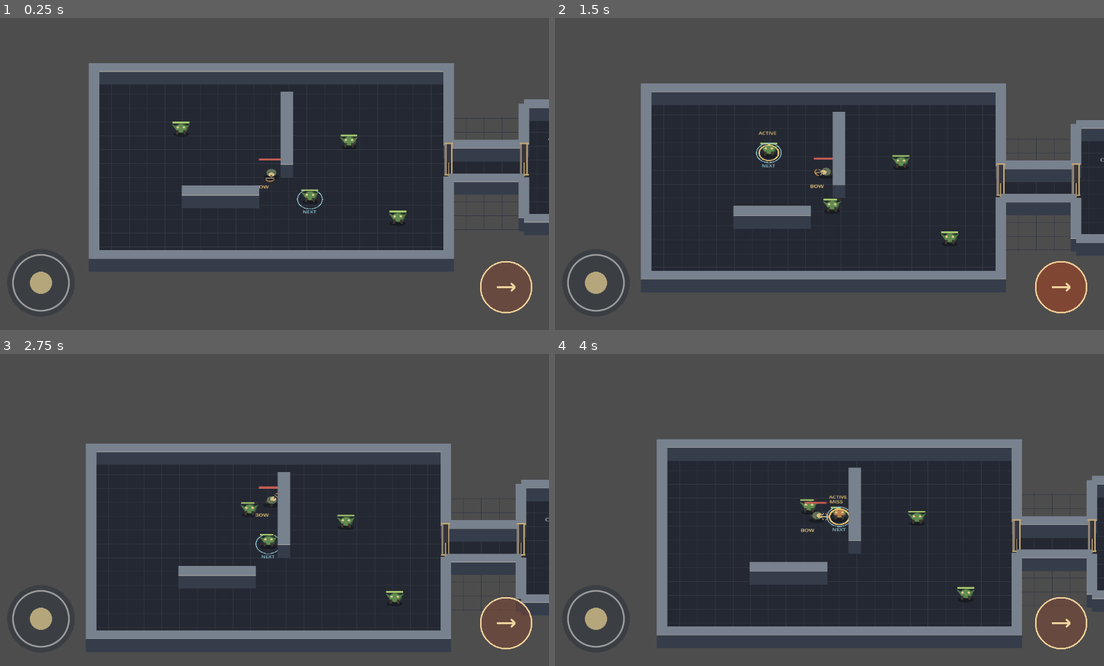
Above: before the commit, frames 1-4 (two rows, left to right).
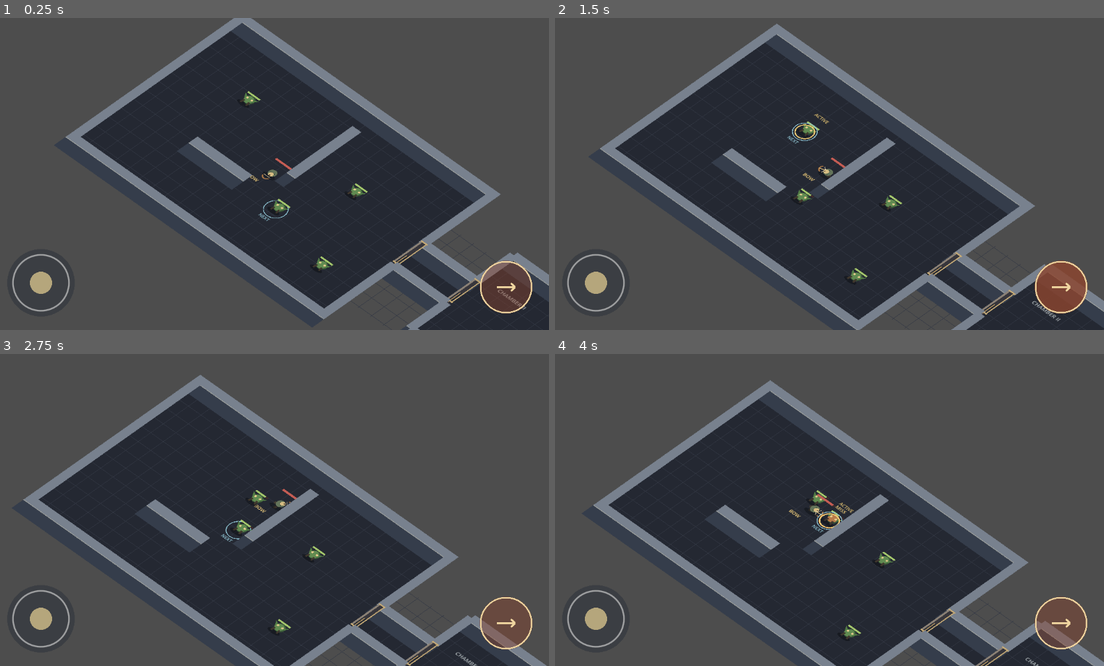
Above: after the commit, the same moments.

Repository: Jonty303/Project-Gauntlands
Game: Godot game, scene res://scenes/main.tscn
Two runs of this game, one before a commit and one after it. Both use one fixed random seed, a clock stepped at 60 frames per second and the inputs below.
Inputs (mouse positions are in pixels of both pictures, inside the frame that each line leads up to):
- Up to frame 1 (0.25 s): no input
- Up to frame 2 (1.5 s): tap Enter (ui_accept) at 0.5 s; drag from (593, 283) to (884, 105) at 0.52 s; drag from (1060, 286) to (796, 236) at 1.27 s
- Up to frame 3 (2.75 s): move the mouse to (329, 441) at 2.02 s; hold D (move_right) from 2.03 s (still down); tap Q (target_previous) at 2.1 s
- Up to frame 4 (4 s): release D (move_right) at 2.75 s; drag from (796, 572) to (659, 463) at 2.77 s; move the mouse to (994, 556) at 3.52 s; hold A (move_left) from 3.53 s (still down); hold Space (attack) from 3.53 s (still down); tap Enter (ui_accept) at 3.77 s

The runs differ from the first frame. In frame 1, 31% of the frame differs, in the area x 11-100%, y 0-100%; in frame 2, 30%; in frame 3, 31%, in the area x 4-100%, y 6-100%; in frame 4, 30%.

Commit message:
Enable camera rotation for visible diamond projection and vertically compress view

Diff:
--- a/scripts/main.gd
+++ b/scripts/main.gd
@@ -38,8 +38,11 @@
     # Camera-only diamond experiment: physics, collision and navigation stay in world coordinates.
     var iso_camera := get_node_or_null("Camera2D") as Camera2D
     if iso_camera != null:
+        # Camera2D ignores its rotation by default: explicitly enable it.
+        iso_camera.ignore_rotation = false
         iso_camera.rotation = -PI / 4.0
-        iso_camera.zoom = Vector2(0.92, 0.72)
+        # Non-uniform scale compresses the diamond vertical axis.
+        iso_camera.zoom = Vector2(0.92, 0.65)
     _add_doorframe(Vector2(400.0, 0.0))
     _add_doorframe(Vector2(570.0, 0.0))
 
